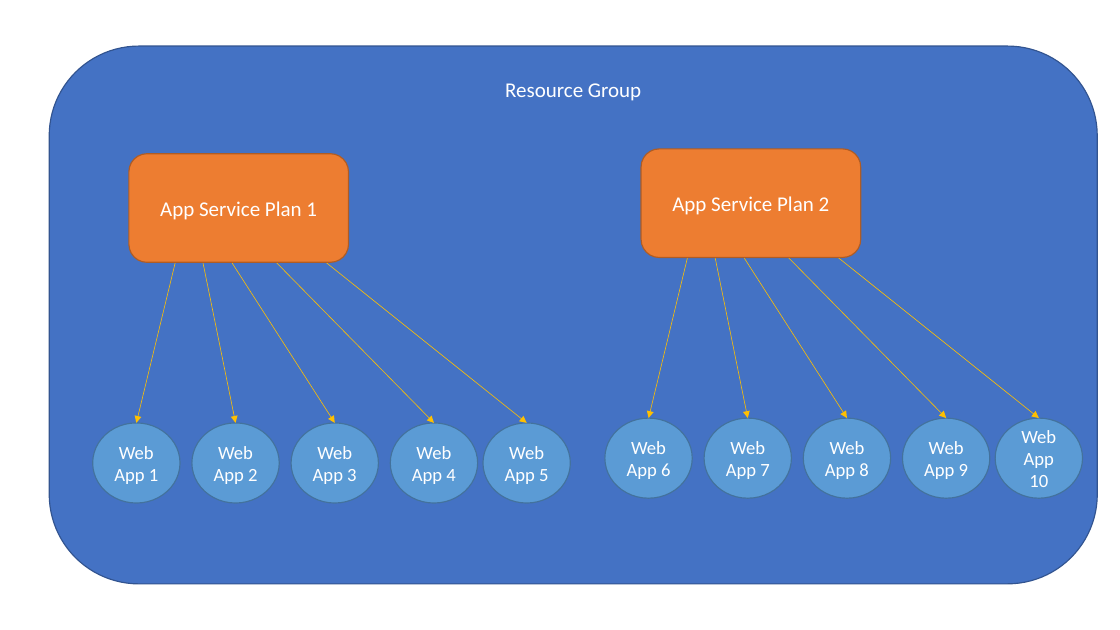
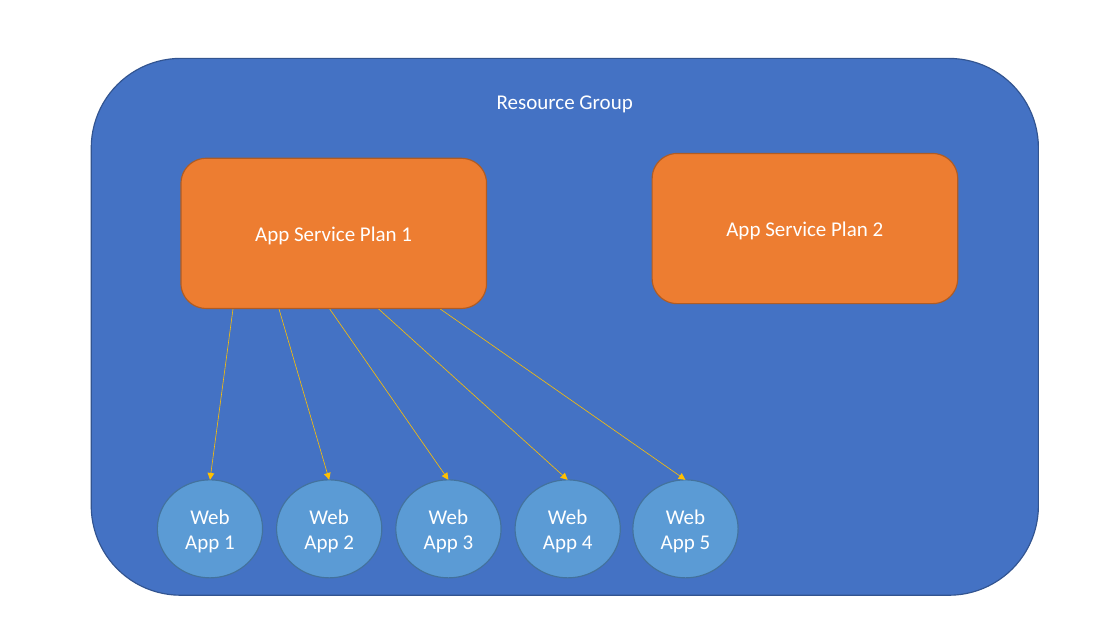
Before and after one commit to adnane-habib/11Feb-AZ104, a slide deck: slide 7 of Design and Implement Azure App Service Apps.pptx. Drawn at 1120x630 pixels with LibreOffice and Linux fonts; fonts in the diff are those of the drawing. Boxes give left, top, right and bottom in pixels: in the first picture for what was removed or moved away, otherwise in the second. Text is boxed around its words. In the diff, an @@ line names an element or a change of style, - is before the commit and + after.

Commit message:
Day 8

```diff
--- a/Design and Implement Azure App Service Apps.pptx
+++ b/Design and Implement Azure App Service Apps.pptx
@@ rounded rectangle "Resource Group" resized from (x1=50, y1=46, x2=1098, y2=584) to (x1=92, y1=59, x2=1039, y2=596) @@
@@ rounded rectangle "App Service Plan 1" resized from (x1=129, y1=154, x2=348, y2=262) to (x1=181, y1=159, x2=487, y2=309) @@
@@ rounded rectangle "App Service Plan 2" resized from (x1=641, y1=149, x2=860, y2=257) to (x1=652, y1=154, x2=958, y2=304) @@
@@ group removed at (x1=649, y1=234, x2=1083, y2=498): 4 ellipses, 4 arrows @@
-Web App 7
-Web App 8
-Web App 9
-Web App 10
@@ arrow removed from (176, 257) to (136, 423) @@
@@ arrow moved from (803, 229) - (1039, 418) to (383, 269) - (686, 480) @@
@@ arrow moved from (200, 250) - (235, 423) to (236, 287) - (210, 480) @@
@@ arrow moved from (221, 246) - (335, 423) to (273, 290) - (329, 480) @@
@@ arrow moved from (252, 238) - (434, 423) to (311, 281) - (449, 480) @@
@@ arrow moved from (291, 234) - (527, 423) to (348, 281) - (568, 480) @@
@@ ellipse removed at (x1=92, y1=423, x2=180, y2=502) @@
-Web App 1
@@ ellipse "Web App 1" resized from (x1=192, y1=423, x2=279, y2=502) to (x1=157, y1=480, x2=262, y2=578) @@
@@ text in ellipse at (x1=185, y1=509, x2=235, y2=553): text changed; size 16 to 18 pt @@
-Web App 2
+Web App 1
@@ ellipse "Web App 2" resized from (x1=292, y1=423, x2=379, y2=502) to (x1=276, y1=480, x2=381, y2=578) @@
@@ text in ellipse at (x1=304, y1=509, x2=354, y2=553): text changed; size 16 to 18 pt @@
-Web App 3
+Web App 2
@@ ellipse "Web App 3" resized from (x1=391, y1=423, x2=478, y2=502) to (x1=396, y1=480, x2=501, y2=578) @@
@@ text in ellipse at (x1=424, y1=509, x2=474, y2=553): text changed; size 16 to 18 pt @@
-Web App 4
+Web App 3
@@ ellipse "Web App 4" resized from (x1=483, y1=423, x2=571, y2=502) to (x1=515, y1=480, x2=620, y2=578) @@
@@ text in ellipse at (x1=543, y1=509, x2=593, y2=553): text changed; size 16 to 18 pt @@
-Web App 5
+Web App 4
@@ ellipse "Web App 5" resized from (x1=605, y1=418, x2=692, y2=498) to (x1=633, y1=480, x2=738, y2=578) @@
@@ text in ellipse at (x1=661, y1=509, x2=711, y2=553): text changed; size 16 to 18 pt @@
-Web App 6
+Web App 5
```
Also in this commit, not shown: 6 other slides changed, 5 slides added.
